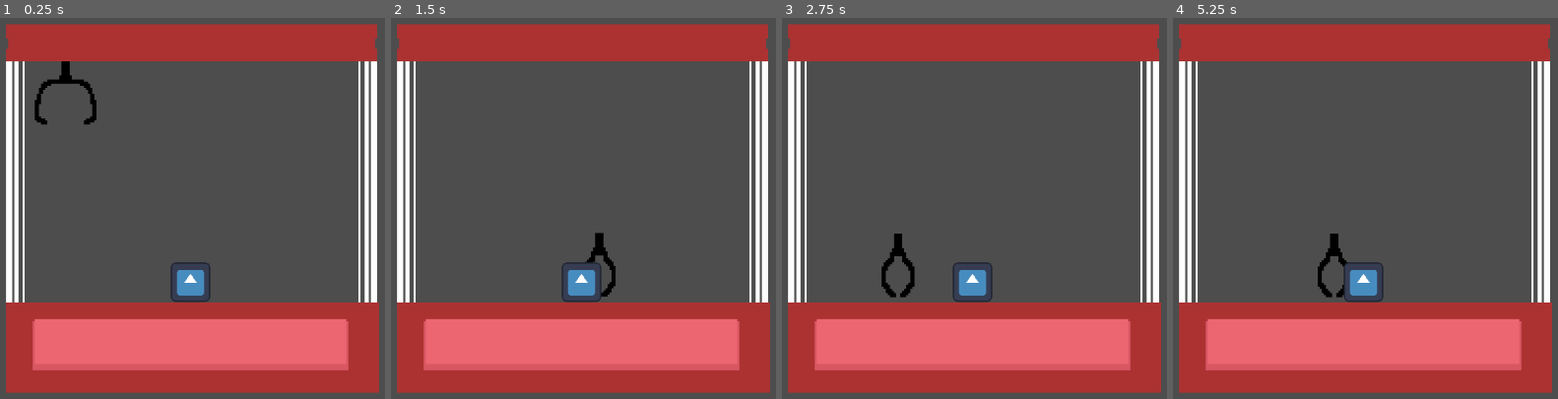
Above: before the commit, frames 1-4 (left to right).
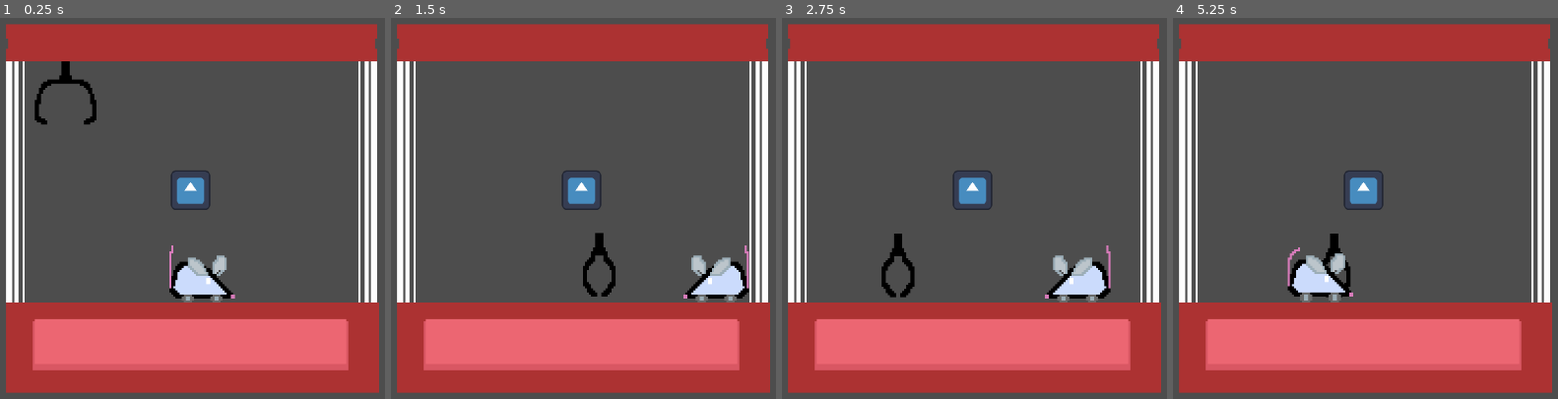
Above: after the commit, the same moments.

Repository: Jossulus/gamedevjs-jam
Game: Godot game, scene res://Scenes/game.tscn
Same seed, same stepped clock (60 frames per second), same inputs: the game is played once before the commit and once after it. The engine's default icon, where the game draws it, is replaced by a stand-in: a white triangle on a blue panel in a dark square.
Inputs (mouse positions are in pixels of both pictures, inside the frame that each line leads up to):
- Up to frame 1 (0.25 s): no input
- Up to frame 2 (1.5 s): move the mouse to (752, 185) at 0.52 s; hold D (claw_right) from 0.53 s (still down); click (752, 185) at 0.6 s; tap W (claw_up) at 0.77 s; move the mouse to (425, 231) at 1.27 s; click (425, 231) at 1.35 s
- Up to frame 3 (2.75 s): tap W (claw_up) at 1.52 s; move the mouse to (1051, 109) at 2.02 s; release D (claw_right) at 2.03 s; hold A (claw_left) from 2.03 s (still down); click (1051, 109) at 2.1 s
- Up to frame 4 (5.25 s): move the mouse to (1323, 296) at 2.77 s; release A (claw_left) at 2.78 s; hold D (claw_right) 2.78-4.28 s; click (1323, 296) at 2.85 s; tap W (claw_up) at 3.02, 3.77, 4.52 s; move the mouse to (outside the picture) at 3.52 s; click (outside the picture) at 3.6 s; move the mouse to (outside the picture) at 4.27 s; hold A (claw_left) 4.28-5.03 s; click (outside the picture) at 4.35 s; move the mouse to (1404, 208) at 5.02 s; hold D (claw_right) from 5.03 s (still down); click (1404, 208) at 5.1 s

The runs differ from the first frame. In frame 1, 2.2% of the frame differs, in the area x 43-62%, y 40-75%; in frame 2, 2.9%; in frame 3, 2.8%; in frame 4, 2.9%, in the area x 29-55%, y 40-75%.

Commit message:
Wind up mouse

Diff:
--- /dev/null
+++ b/gamedev.js-entry/Globals/Globals.gd
@@ -0,0 +1,14 @@
+extends Node
+
+
+var ground_position_marker : Marker2D
+
+
+var left_boundary_marker : Marker2D
+var right_boundary_marker : Marker2D
+
+var left_ground_marker : Marker2D
+var right_ground_marker : Marker2D
+
+
+var claw : Claw
--- a/gamedev.js-entry/Objects/Claw/claw.gd
+++ b/gamedev.js-entry/Objects/Claw/claw.gd
@@ -9,6 +9,10 @@
 
 @export var left_boundary_marker : Marker2D
 @export var right_boundary_marker : Marker2D
+
+
+@export var left_ground_marker : Marker2D
+@export var right_ground_marker : Marker2D
 
 
 @export var claw_grab_position_marker : Marker2D
@@ -31,7 +35,17 @@
 @export var up_speed : int = 80
 
 
+func set_global_variables() -> void:
+	Globals.claw = self
+	Globals.ground_position_marker = ground_position_marker
+	Globals.left_boundary_marker = ground_position_marker
+	Globals.right_boundary_marker = right_boundary_marker
+	Globals.left_ground_marker = left_ground_marker
+	Globals.right_ground_marker = right_ground_marker
+
+
 func _ready() -> void:
+	set_global_variables()
 	assert(is_x_position_in_boundary(), "Claw not inside boundaries.")
 	assert(ground_position_marker, "Claw does not know where the ground is, because no ground_position_marker is assigned.")
 	returned_position = position
--- a/gamedev.js-entry/Objects/Claw/claw.tscn
+++ b/gamedev.js-entry/Objects/Claw/claw.tscn
@@ -139,7 +139,6 @@
 metadata/_custom_type_script = "uid://od32e1ijd6w1"
 
 [node name="CollisionShape2D" type="CollisionShape2D" parent="." unique_id=1053839476]
-position = Vector2(0, -10)
 shape = SubResource("RectangleShape2D_a7shj")
 disabled = true
 
--- /dev/null
+++ b/gamedev.js-entry/Objects/Items/Wind Up Mouse/wind_up_mouse.gd
@@ -0,0 +1,33 @@
+extends Item
+class_name WindUpMouse
+
+@export var speed : int = 50
+@onready var direction : int = 1
+
+@export var wind_up_timer : Timer
+
+
+func _physics_process(_delta: float) -> void:
+	velocity.x = speed * direction if is_on_floor() else 0
+	if is_outside_right_edge():
+		$AnimatedSprite2D.flip_h = false
+		if wind_up_timer.is_stopped():
+			wind_up_timer.start()
+			direction = -1
+
+			position.x -= 1
+	elif is_outside_left_edge():
+		$AnimatedSprite2D.flip_h = true
+		if wind_up_timer.is_stopped():
+			wind_up_timer.start()
+			direction = 1
+
+		position.x += 1
+	if velocity.x > 0:
+		$AnimatedSprite2D.flip_h = true
+	elif velocity.x < 0:
+		$AnimatedSprite2D.flip_h = false
+	print(velocity.x)
+	if !is_grabbed and wind_up_timer.is_stopped():
+		move_and_slide()
+	apply_gravity()
--- /dev/null
+++ b/gamedev.js-entry/Objects/Items/Wind Up Mouse/wind_up_mouse.tscn
@@ -0,0 +1,47 @@
+[gd_scene format=3 uid="uid://cicjyyomrjwho"]
+
+[ext_resource type="Script" uid="uid://ckbbi26lwb74m" path="res://Objects/Items/Wind Up Mouse/wind_up_mouse.gd" id="1_o2neo"]
+[ext_resource type="Texture2D" uid="uid://dat5r1ao4mnpt" path="res://Objects/Items/Wind Up Mouse/ratRobot.png" id="2_d07t6"]
+
+[sub_resource type="AtlasTexture" id="AtlasTexture_ybi0c"]
+atlas = ExtResource("2_d07t6")
+region = Rect2(0, 0, 32, 32)
+
+[sub_resource type="AtlasTexture" id="AtlasTexture_a6abn"]
+atlas = ExtResource("2_d07t6")
+region = Rect2(32, 0, 32, 32)
+
+[sub_resource type="SpriteFrames" id="SpriteFrames_vkwn1"]
+animations = [{
+"frames": [{
+"duration": 1.0,
+"texture": SubResource("AtlasTexture_ybi0c")
+}, {
+"duration": 1.0,
+"texture": SubResource("AtlasTexture_a6abn")
+}],
+"loop": true,
+"name": &"idle",
+"speed": 5.0
+}]
+
+[sub_resource type="RectangleShape2D" id="RectangleShape2D_8a8ul"]
+size = Vector2(32, 15)
+
+[node name="WindUpMouse" type="CharacterBody2D" unique_id=1021702830 node_paths=PackedStringArray("wind_up_timer")]
+script = ExtResource("1_o2neo")
+wind_up_timer = NodePath("Timer")
+metadata/_custom_type_script = "uid://ckbbi26lwb74m"
+
+[node name="AnimatedSprite2D" type="AnimatedSprite2D" parent="." unique_id=568144237]
+sprite_frames = SubResource("SpriteFrames_vkwn1")
+animation = &"idle"
+autoplay = "idle"
+frame_progress = 0.013072121
+
+[node name="CollisionShape2D" type="CollisionShape2D" parent="." unique_id=562936504]
+position = Vector2(0, 7.5)
+shape = SubResource("RectangleShape2D_8a8ul")
+
+[node name="Timer" type="Timer" parent="." unique_id=674813827]
+one_shot = true
--- a/gamedev.js-entry/Objects/Items/item.gd
+++ b/gamedev.js-entry/Objects/Items/item.gd
@@ -8,8 +8,23 @@
 
 
 func _physics_process(_delta: float) -> void:
+	apply_gravity()
+
+
+func apply_gravity() -> void:
 	if !is_on_floor() and !is_grabbed:
 		velocity += get_gravity()
 		move_and_slide()
 	else:
 		velocity.y = initial_drop_speed
+		velocity.x = 0
+
+
+func is_outside_left_edge() -> bool:
+	if not Globals.left_boundary_marker: return false
+	return position.x < Globals.left_ground_marker.position.x
+
+
+func is_outside_right_edge() -> bool:
+	if not Globals.right_boundary_marker: return false
+	return position.x > Globals.right_ground_marker.position.x
--- a/gamedev.js-entry/Scenes/game.tscn
+++ b/gamedev.js-entry/Scenes/game.tscn
@@ -4,20 +4,23 @@
 [ext_resource type="Script" uid="uid://dtrjmshj7ebr" path="res://Objects/Items/item.gd" id="2_qxrlw"]
 [ext_resource type="Texture2D" uid="uid://b0gbe4d0714he" path="res://icon.svg" id="3_3dryh"]
 [ext_resource type="Texture2D" uid="uid://dv1p4cqa56tv4" path="res://Objects/Arcade/ArcadeBG320x180.png" id="3_wrm1d"]
+[ext_resource type="PackedScene" uid="uid://cicjyyomrjwho" path="res://Objects/Items/Wind Up Mouse/wind_up_mouse.tscn" id="5_wowpa"]
 
 [sub_resource type="RectangleShape2D" id="RectangleShape2D_wrm1d"]
 size = Vector2(20, 18)
 
 [sub_resource type="RectangleShape2D" id="RectangleShape2D_3dryh"]
-size = Vector2(151, 20)
+size = Vector2(129.5, 20)
 
 [node name="Game" type="Node2D" unique_id=701573237]
 
-[node name="Claw" parent="." unique_id=1480747514 node_paths=PackedStringArray("ground_position_marker", "left_boundary_marker", "right_boundary_marker") instance=ExtResource("1_ebmjs")]
+[node name="Claw" parent="." unique_id=1480747514 node_paths=PackedStringArray("ground_position_marker", "left_boundary_marker", "right_boundary_marker", "left_ground_marker", "right_ground_marker") instance=ExtResource("1_ebmjs")]
 position = Vector2(-61, -56)
-ground_position_marker = NodePath("../Ground Position")
-left_boundary_marker = NodePath("../Ground Position")
-right_boundary_marker = NodePath("../RightBoundary")
+ground_position_marker = NodePath("../Boundary Markers/Ground Position")
+left_boundary_marker = NodePath("../Boundary Markers/Ground Position")
+right_boundary_marker = NodePath("../Boundary Markers/RightBoundary")
+left_ground_marker = NodePath("../Boundary Markers/Left Ground Marker")
+right_ground_marker = NodePath("../Boundary Markers/RightBoundary")
 
 [node name="Camera2D" type="Camera2D" parent="." unique_id=1779705703]
 zoom = Vector2(3, 3)
@@ -37,14 +40,22 @@
 [node name="Arcade" type="Sprite2D" parent="." unique_id=1178266821]
 texture = ExtResource("3_wrm1d")
 
-[node name="Ground Position" type="Marker2D" parent="." unique_id=82896138]
-position = Vector2(-68, 29)
-
-[node name="RightBoundary" type="Marker2D" parent="." unique_id=720215480]
-position = Vector2(66, 45)
-
 [node name="Ground" type="StaticBody2D" parent="." unique_id=1947102252]
 position = Vector2(30, 55)
 
 [node name="CollisionShape2D" type="CollisionShape2D" parent="Ground" unique_id=941247980]
+position = Vector2(10.75, 0)
 shape = SubResource("RectangleShape2D_3dryh")
+
+[node name="Boundary Markers" type="Node2D" parent="." unique_id=404173384]
+
+[node name="Ground Position" type="Marker2D" parent="Boundary Markers" unique_id=82896138]
+position = Vector2(-68, 29)
+
+[node name="RightBoundary" type="Marker2D" parent="Boundary Markers" unique_id=720215480]
+position = Vector2(66, 45)
+
+[node name="Left Ground Marker" type="Marker2D" parent="Boundary Markers" unique_id=1288797206]
+position = Vector2(-22, 45)
+
+[node name="WindUpMouse" parent="." unique_id=1021702830 instance=ExtResource("5_wowpa")]
--- a/gamedev.js-entry/project.godot
+++ b/gamedev.js-entry/project.godot
@@ -14,6 +14,10 @@
 run/main_scene="uid://2q1j8jt3cft6"
 config/features=PackedStringArray("4.6", "GL Compatibility")
 config/icon="res://icon.svg"
+
+[autoload]
+
+Globals="*uid://bdm3dhw27yg7n"
 
 [input]
 
Not shown, added: gamedev.js-entry/Globals/Globals.gd.uid
Binary file added: gamedev.js-entry/Objects/Items/Wind Up Mouse/ratRobot.png
Not shown, added: gamedev.js-entry/Objects/Items/Wind Up Mouse/ratRobot.png.import
Not shown, added: gamedev.js-entry/Objects/Items/Wind Up Mouse/wind_up_mouse.gd.uid
